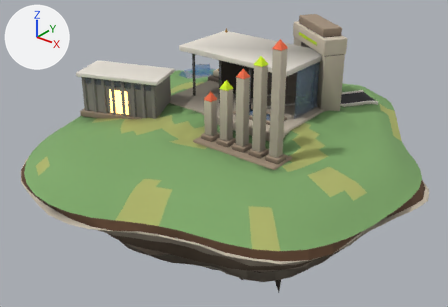
The glTF model public/models/islands/resume_lod1.glb as it was, and as the next commit left it.
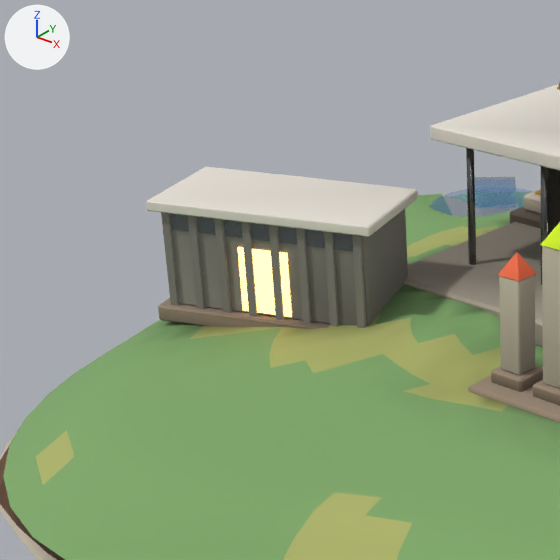
Each version appears first whole from a camera (50 mm lens) standing at (14.54, -18.79, 10.3) and looking at (-0.34, -0.19, -1.24), and next in a close-up on the part from 5% to 50% of the width and 0% to 66% of the height. Lighting does not change. The marker at upper left points along +X, +Y and +Z. The older version's two pictures come first. Where no turn or scale is listed for an object, it has been applied to the vertices. Vertices at exactly the same position are counted once.

The first close-up shows 'buildings', 'foundation', 'landmarks', 'props', 'terrain', 'water_pond0' and 2 more.
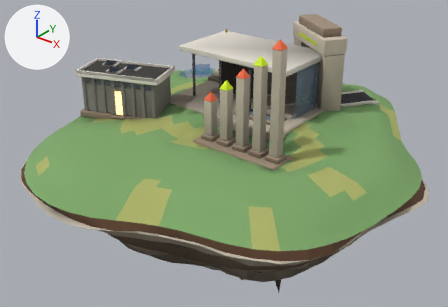
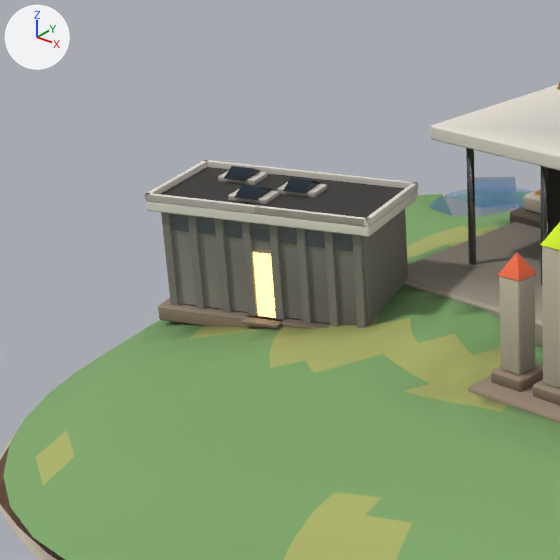
Where the newer file only moved an object's origin or applied its transform, the numbers keep the older frame.

What differs and where, as boxes (x1, y1, x2, y2) in the close-ups (560 x 560 px; the box of a moved part takes in the faces that stretch with it):
'buildings', reshaped, moved
    before: (146, 85, 560, 406)
    after: (145, 85, 560, 405)
'props', reshaped (19% wider, 39% taller)
    before: (161, 212, 366, 328)
    after: (161, 166, 405, 328)
part 1 of me_buildings, added
    after: (253, 252, 276, 318)
part 2 of me_buildings, added
    after: (242, 315, 283, 329)
part 3 of me_buildings, moved or reshaped (mostly hidden before)
    before: (159, 189, 560, 406)
    after: (145, 160, 560, 405)
part 4 of me_buildings, recoloured
    both: (146, 190, 418, 228)
part 5 of me_props, added
    after: (228, 189, 279, 204)
part 6 of me_props, added
    after: (218, 170, 268, 185)
part 7 of me_props, added
    after: (277, 182, 327, 197)
part 8 of me_props, deleted
    before: (237, 247, 292, 317)
part 9 of me_props, added (blue)
    after: (224, 166, 320, 200)
part 10 of me_props, added
    after: (161, 167, 405, 218)

What changed in the scene script:
```text
Add mat_m_window:
    mat_m_window = bpy.data.materials.new('M_window')
    # nodes: BsdfPrincipled, Mix, OutputMaterial, VertexColor
    # colours: dark blue #2f3d4a, mixed with the vertex colours
Change me_buildings:
    used by ob_buildings; location = (-1.03, -0.19, 2.41); scale = (4.86, 4.86, 4.86)
    remove me_buildings.from_pydata(...)  # 704 vertices, 1284 faces; spans x -1.0..1.0, y -0.71..0.71, z -0.43..0.43
    add me_buildings.from_pydata(...)  # 760 vertices, 1388 faces; spans x -1.0..1.0, y -0.71..0.71, z -0.43..0.43
    me_buildings part 1: the loose piece of 8 vertices spanning x 0.29..0.71, y -0.07..0.11, z -0.33..-0.32 is copied, and the copy is scaled about its middle by (0.141, 0.031, 16.7), then moved by (-1.04, -0.58, 0.05), in mat_m_emit_warm; it spans x -0.57..-0.51, y -0.57..-0.55, z -0.38..-0.17
    me_buildings part 2: the loose piece of 24 vertices spanning x -1.0..-0.18, y -0.71..-0.12, z -0.43..-0.38 is copied, and the copy is scaled about its middle by (0.164, 0.156, 0.223), then moved by (0.06, -0.17, 0.02); it spans x -0.59..-0.46, y -0.63..-0.54, z -0.39..-0.38
    me_buildings part 3: 20 vertices moved within x -1.0..0.99, y -0.46..0.71, z -0.42..0.09; 24 vertices removed from x -1.0..0.99, y -0.46..0.71, z -0.42..0.09; 48 vertices added at x -1.0..0.99, y -0.71..0.71, z -0.42..0.09
    me_buildings part 4: 9 kept faces spanning x -1.0..-0.18, y -0.71..-0.11, z -0.04 get new vertex colours; the middle colour goes from white #ffffff to light grey #dbdbdb
    add me_buildings.materials.append(mat_m_emit_warm)
Change me_props:
    used by ob_props; location = (-3.64, -2.92, 1.32)
    remove me_props.from_pydata(...)  # 72 vertices, 108 faces; spans x -1.53..1.53, y -0.59..0.59, z -0.75..0.75
    add me_props.from_pydata(...)  # 114 vertices, 168 faces; spans x -2.17..1.65, y -0.65..2.1, z -0.75..1.11
    me_props part 5: the loose piece of 8 vertices spanning x -0.28..-0.14, y -0.13..-0.02, z -0.75..0.75 is copied, and the copy is scaled about its middle by (5.17, 5.22, 0.0533), then moved by (-0.26, 0.4, 0.95); it spans x -0.83..-0.1, y 0.03..0.63, z 0.91..0.99
    me_props part 6: the loose piece of 8 vertices spanning x -1.11..-0.97, y -0.44..-0.32, z -0.75..0.75 is copied, and the copy is scaled about its middle by (5.17, 5.23, 0.0533), then moved by (-0.24, 1.23, 0.95); it spans x -1.64..-0.91, y 0.54..1.15, z 0.91..0.99
    me_props part 7: the loose piece of 8 vertices spanning x -0.28..-0.14, y -0.13..-0.02, z -0.75..0.75 is copied, and the copy is scaled about its middle by (5.17, 5.22, 0.0533), then moved by (0.07, 1.07, 0.95); it spans x -0.5..0.23, y 0.69..1.3, z 0.91..0.99
    me_props part 8: the loose piece of 8 vertices spanning x -0.39..0.38, y -0.15..0.17, z -0.7..0.3 is deleted
    me_props part 9: 18 vertices added at x -1.54..0.12, y 0.01..1.31, z 0.99..1.11
    me_props part 10: 8 vertices added at x -2.17..1.65, y -0.65..2.1, z 0.91..0.92
    remove me_props.materials.append(mat_m_emit_warm)
    add me_props.materials.append(mat_m_concrete_dark)
    add me_props.materials.append(mat_m_window)
```
